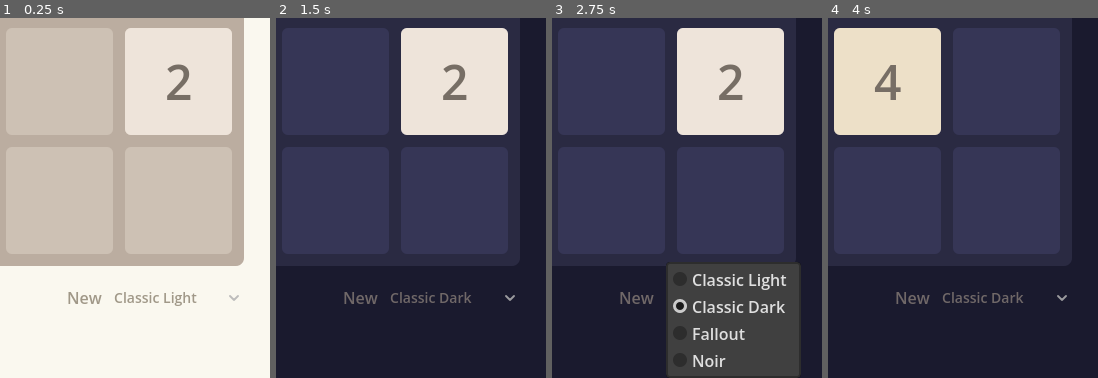
Above: before the commit, frames 1-4 (left to right).
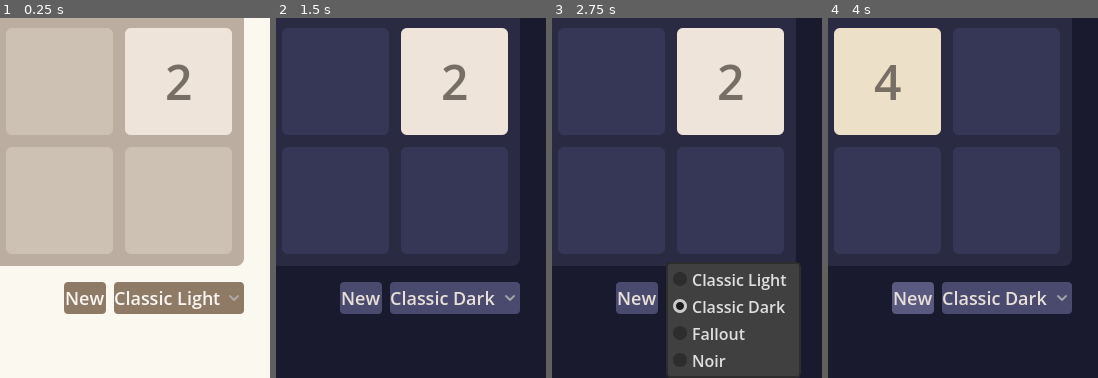
Above: after the commit, the same moments.

Repository: weitero/2048
Game: Godot game, scene res://scenes/game.tscn
The game is run twice, just before and just after one commit, with the same random seed, the same clock (stepped at 60 frames per second) and the same inputs.
Inputs:
- Up to frame 1 (0.25 s): no input
- Up to frame 2 (1.5 s): click "Classic Light" at 0.5 s; click "Classic Light" at 1.25 s
- Up to frame 3 (2.75 s): click "Classic Dark" at 2 s
- Up to frame 4 (4 s): click "Classic Dark" at 2.75 s; click "New" at 3.5 s
The pictures show only the part of the screen within x 50-100%, y 50-100%; the shares and areas given below are measured in that part.

The runs differ from the first frame. In frame 1, 5.3% of the frame differs, in the area x 23-91%, y 73-83%; in frame 2, 5.6%; in frame 3, 1.4%; in frame 4, 5.6%.

Commit message:
refactor: simplify button styling by removing inline overrides in favor of a centralized helper method

Diff:
--- a/scripts/game.gd
+++ b/scripts/game.gd
@@ -407,10 +407,7 @@
 	_theme_btn.custom_minimum_size = Vector2(130, 32)
 	_theme_btn.position = Vector2(SIDE_MARGIN + Board.BOARD_SIZE - 130, board_bottom + 16)
 	_theme_btn.add_theme_font_size_override("font_size", 14)
-	# Flat, borderless style
-	for state: String in ["normal", "hover", "pressed"]:
-		_theme_btn.add_theme_stylebox_override(state, StyleBoxEmpty.new())
-	_theme_btn.add_theme_stylebox_override("focus", StyleBoxEmpty.new())
+
 	_theme_btn.focus_mode = Control.FOCUS_NONE
 	_theme_btn.item_selected.connect(_on_theme_selected)
 	add_child(_theme_btn)
@@ -421,9 +418,7 @@
 	_restart_btn.custom_minimum_size = Vector2(42, 32)
 	_restart_btn.position = Vector2(SIDE_MARGIN + Board.BOARD_SIZE - 130 - 8 - 42, board_bottom + 16)
 	_restart_btn.add_theme_font_size_override("font_size", 16)
-	for state: String in ["normal", "hover", "pressed"]:
-		_restart_btn.add_theme_stylebox_override(state, StyleBoxEmpty.new())
-	_restart_btn.add_theme_stylebox_override("focus", StyleBoxEmpty.new())
+
 	_restart_btn.focus_mode = Control.FOCUS_NONE
 	_restart_btn.pressed.connect(_on_restart_pressed)
 	add_child(_restart_btn)
@@ -543,9 +538,8 @@
 	_hint_label.add_theme_color_override("font_color", p.hint)
 
 	# Toggle & restart buttons
-	for color_name: String in ["font_color", "font_hover_color", "font_pressed_color"]:
-		_theme_btn.add_theme_color_override(color_name, p.toggle_text)
-		_restart_btn.add_theme_color_override(color_name, p.toggle_text)
+	_style_button(_theme_btn)
+	_style_button(_restart_btn)
 
 	# Overlay
 	_dim_rect.color = p.overlay_dim
